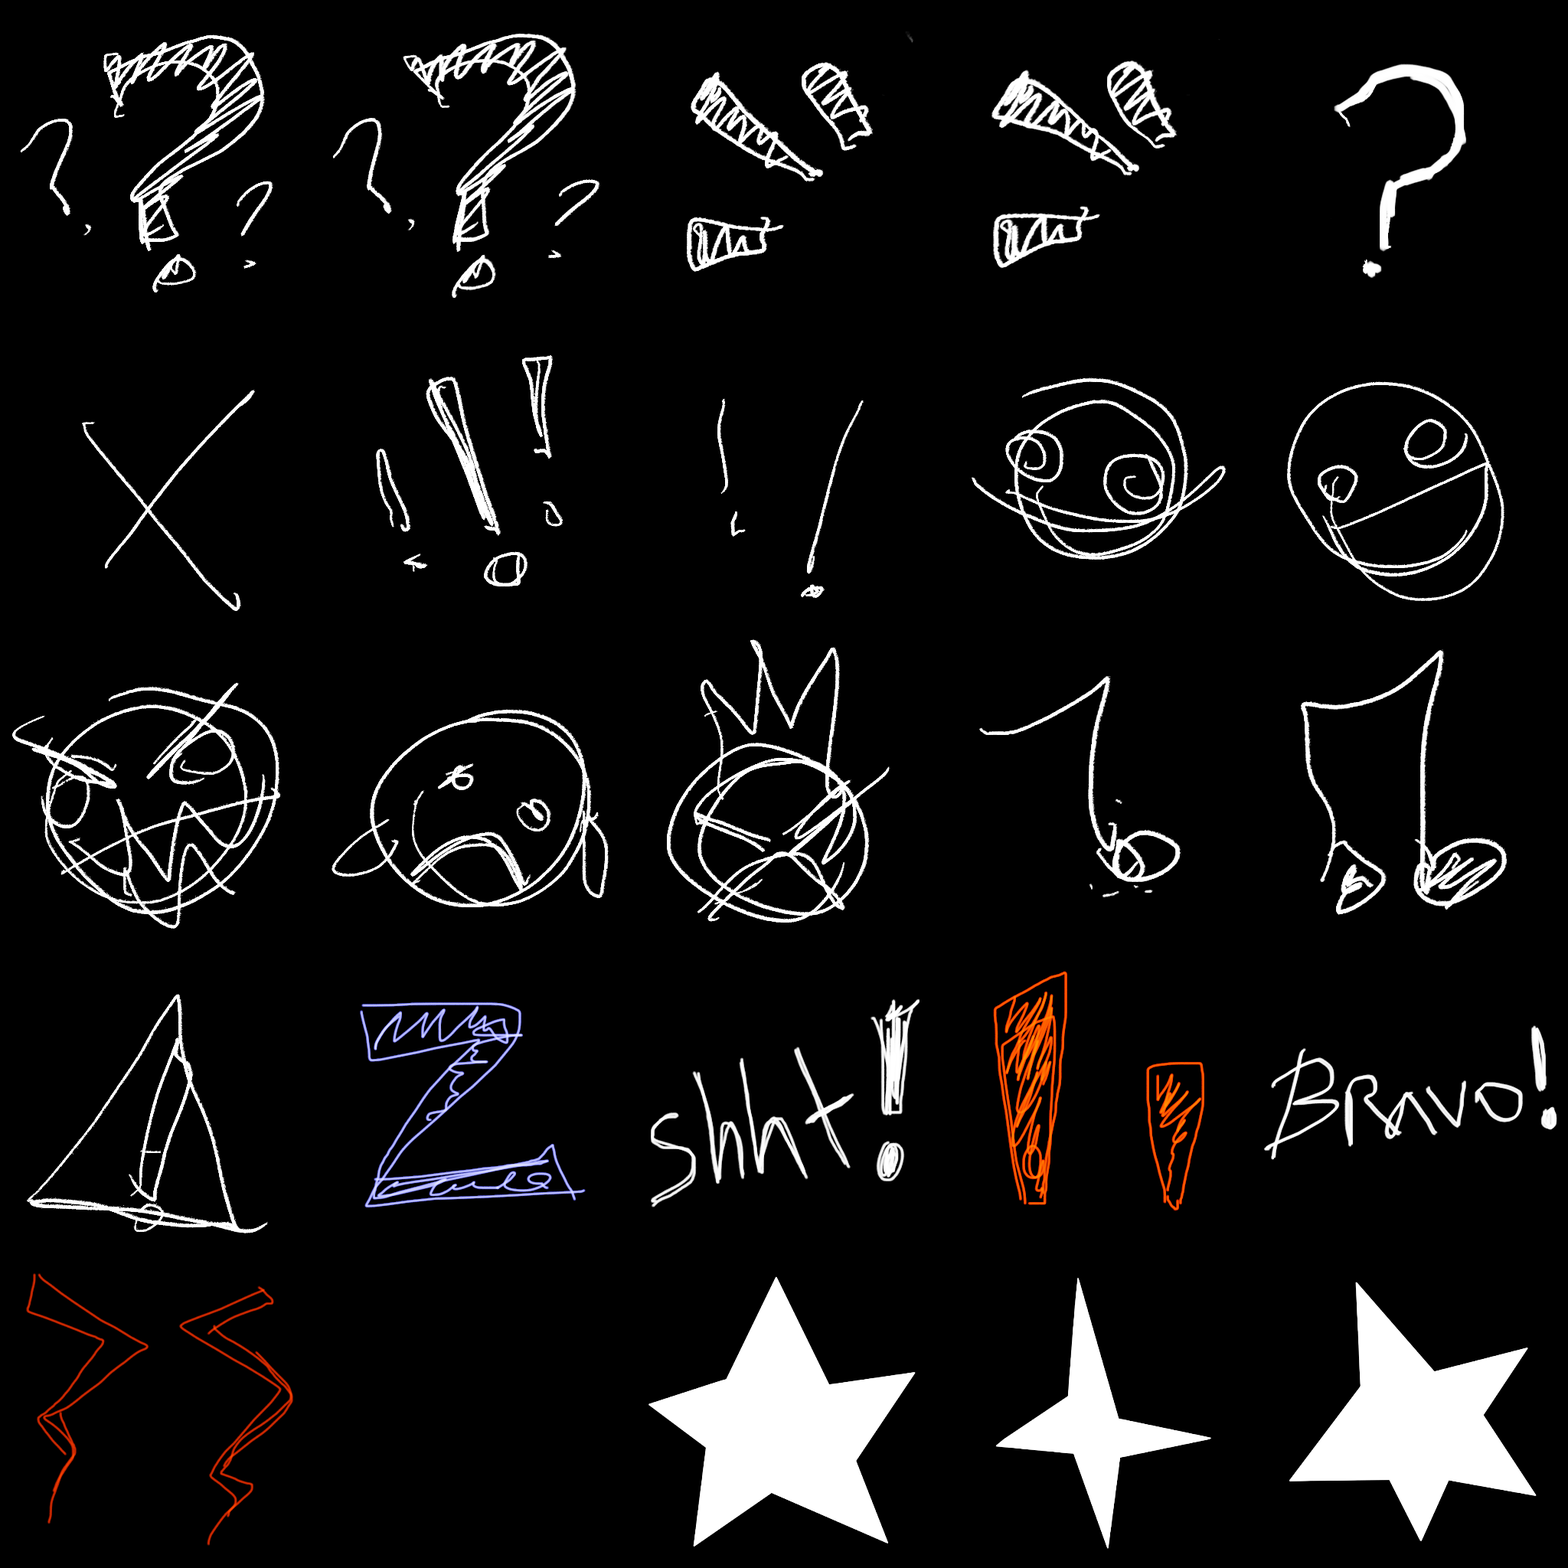
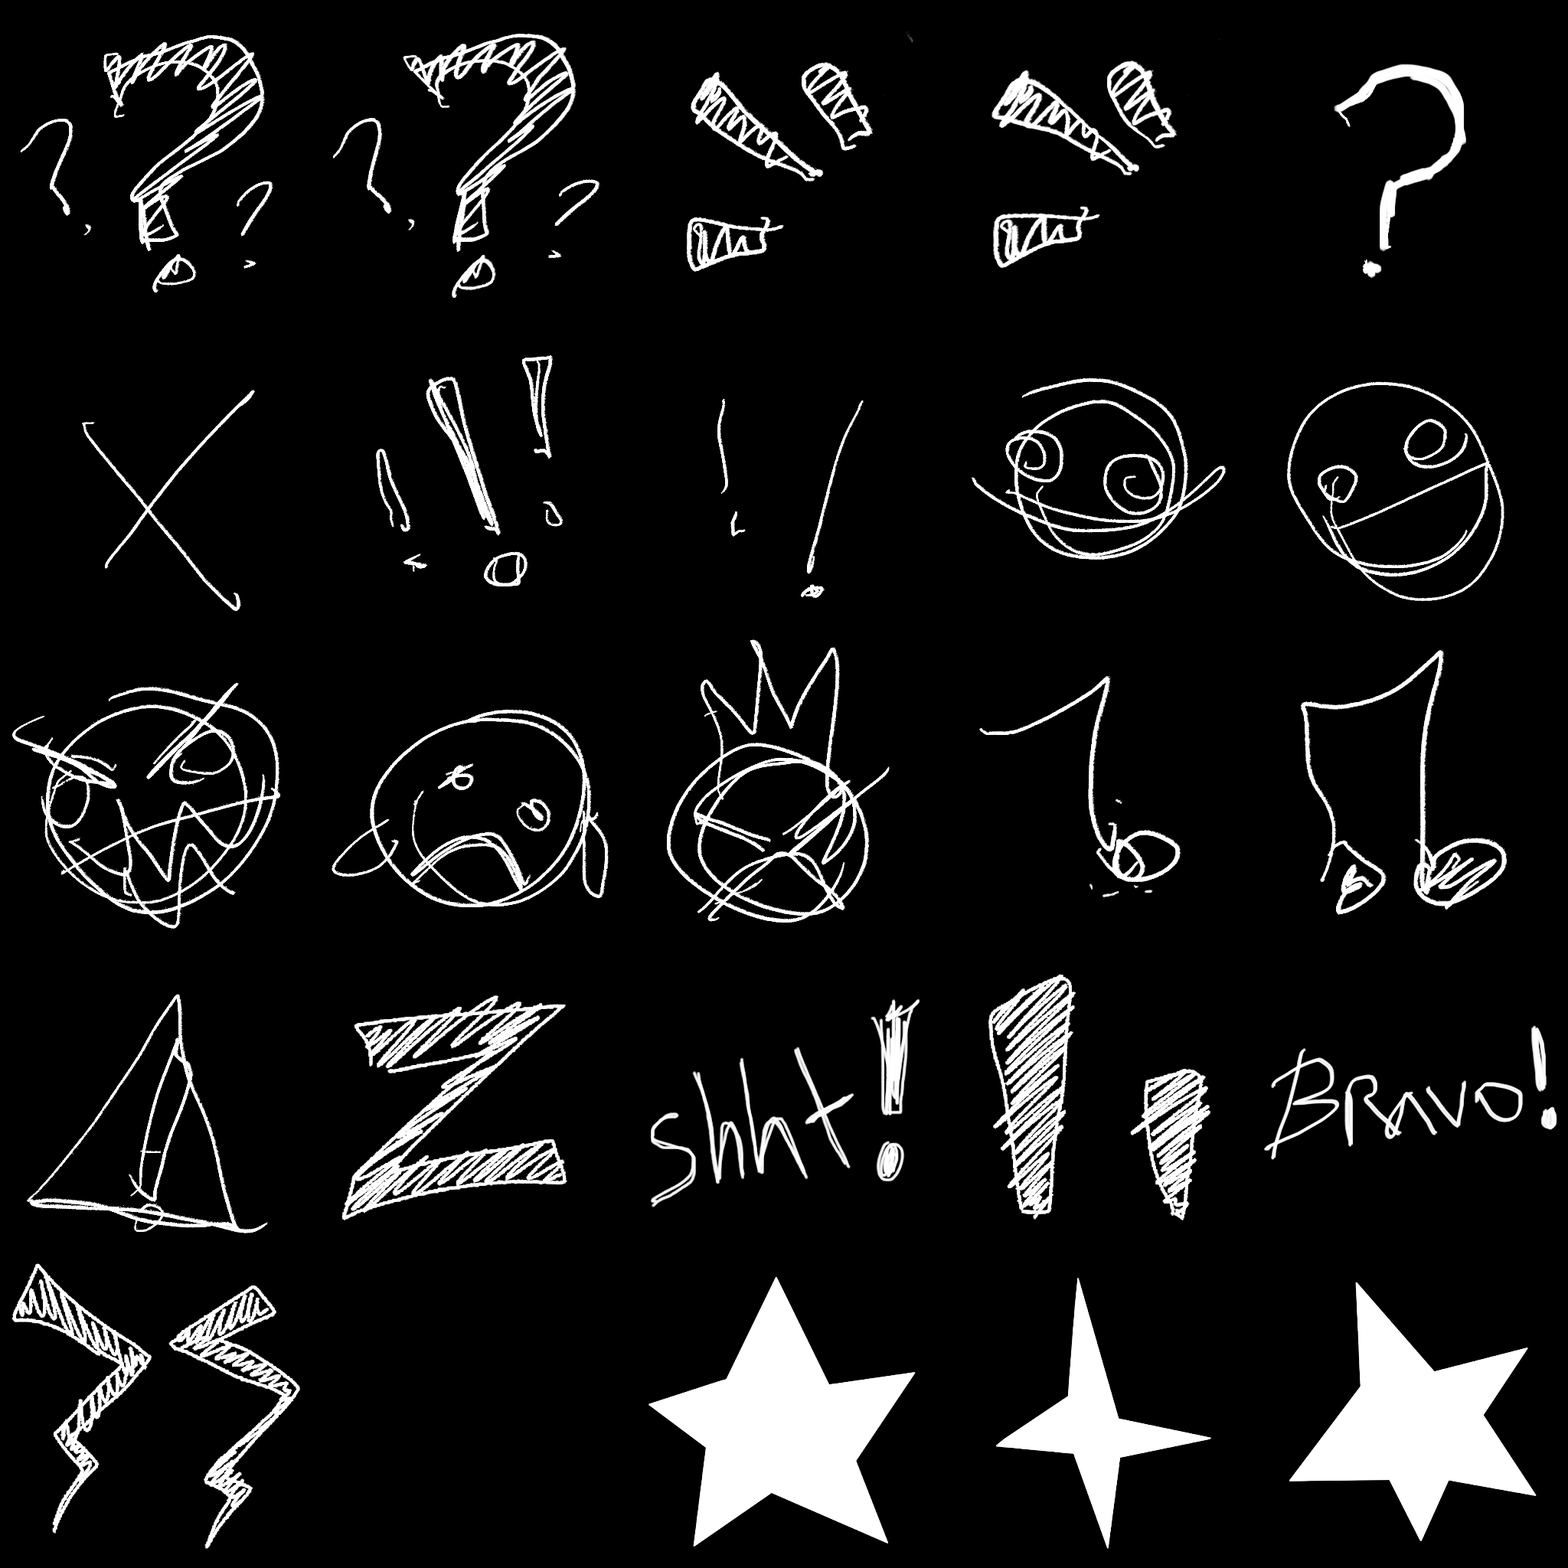
Two versions of the same layered image (1568 × 1568). Layer-by-layer changes:
removed group "Sketches" (2 layers) over [26, 970, 1205, 1546]
renamed "Layer 4" to "Layer 9", moved it out of group "Sketches", painted on it over [12, 970, 1211, 1550]
removed layer "Layer 7" from group "Sketches" over [26, 1273, 294, 1546]